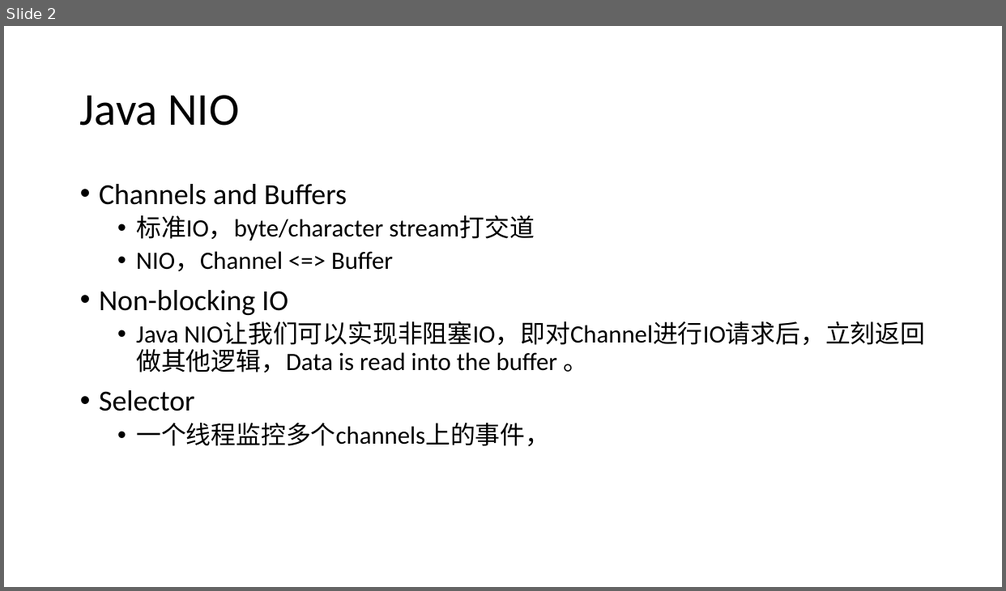
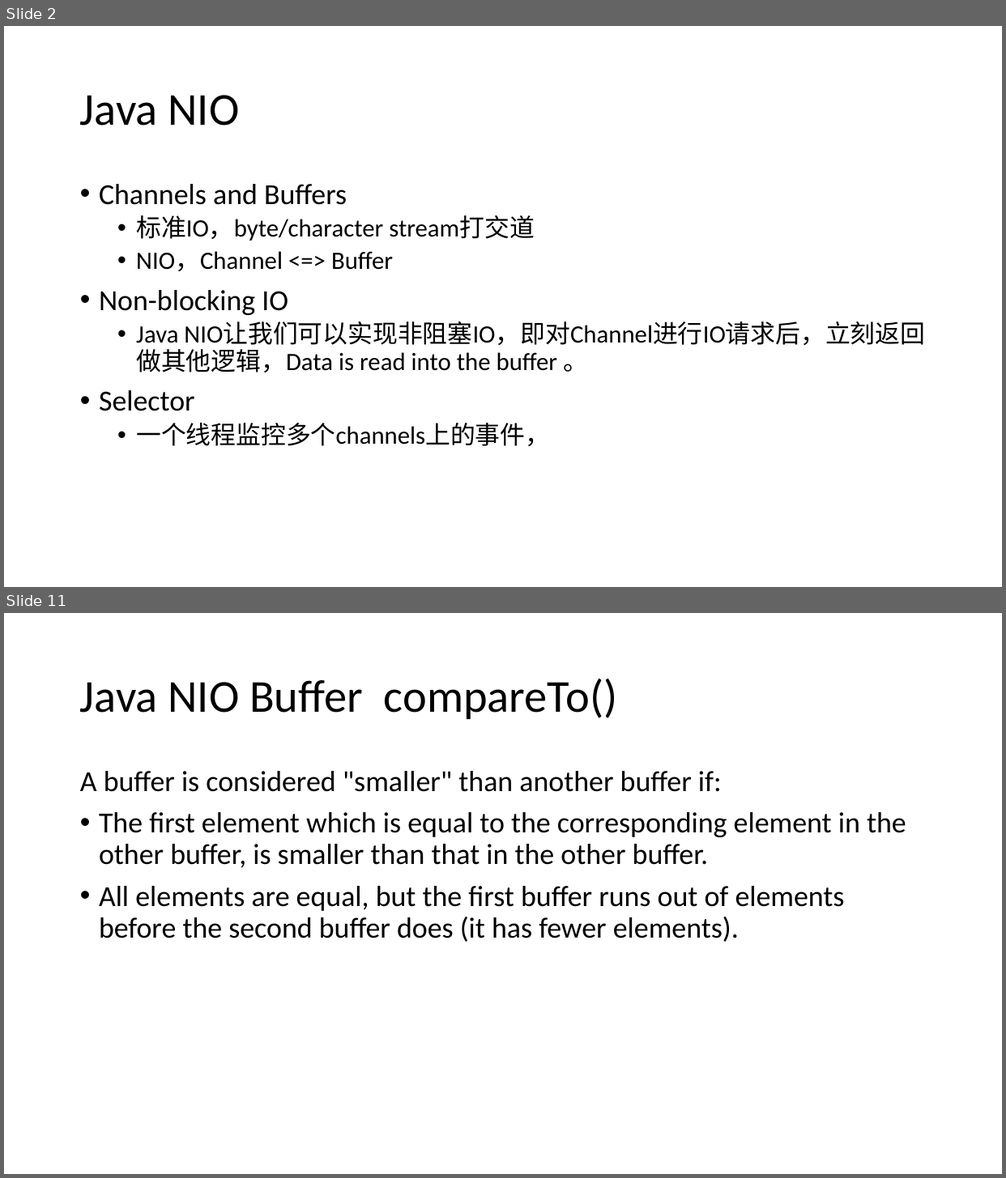
Before and after one commit to zy475459736/progress, a slide deck: io/IO.pptx. Shown one above the other, each under a label of ours: slide 2 before the commit, slides 2 and 11 after it; the slides between them are not shown. The pictures are 1006x591 and 1006x1178 pixels, drawn with LibreOffice and Linux fonts; fonts in the diff are those of the drawing. Boxes give left, top, right and bottom in pixels: in the first picture for what was removed or moved away, otherwise in the second. Text is boxed around its words. In the diff, an @@ line names an element or a change of style, - is before the commit and + after.

```diff
--- a/io/IO.pptx
+++ b/io/IO.pptx
@@ slide 11 added at [4, 613, 1002, 1174], background #FFFFFF @@
@@ title added at [80, 679, 617, 719], 44 pt, text #000000 @@
+Java NIO Buffer compareTo()
@@ text added at [80, 771, 906, 942], 28 pt, text #000000 @@
+A buffer is considered "smaller" than another buffer if:
+• The first element which is equal to the corresponding element in the other buffer, is smaller than that in the other buffer.
+• All elements are equal, but the first buffer runs out of elements before the second buffer does (it has fewer elements).
```
Also in this commit, not shown: 9 other slides added, 2 slides removed.
